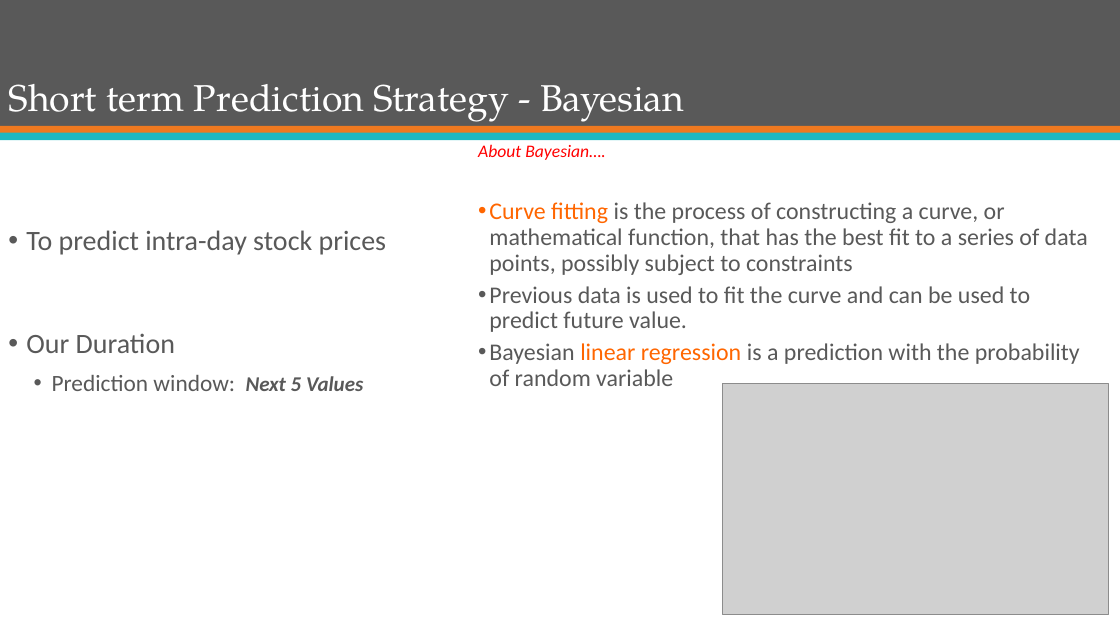
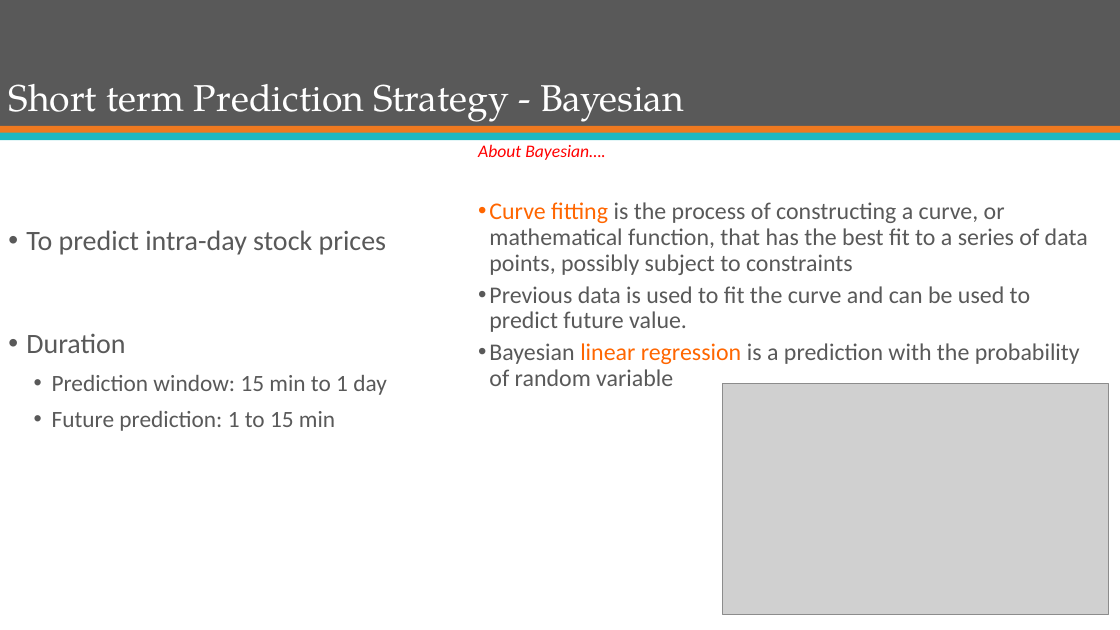
Before and after one commit to mJaiswal/Stock-Market-Prediction-Project, a slide deck: slide 10 of All Documentation/Presentations/Group 13 - ECE 568 - Final Project Preliminary Presentation.pptx (slide 7 before the commit). Drawn at 1120x630 pixels with LibreOffice and Linux fonts; fonts in the diff are those of the drawing; grey boxes stand for pictures. Boxes give left, top, right and bottom in pixels: in the first picture for what was removed or moved away, otherwise in the second. Text is boxed around its words. In the diff, an @@ line names an element or a change of style, - is before the commit and + after.

```diff
--- a/All Documentation/Presentations/Group 13 - ECE 568 - Final Project Preliminary Presentation.pptx
+++ b/All Documentation/Presentations/Group 13 - ECE 568 - Final Project Preliminary Presentation.pptx
@@ text at box(26, 333, 387, 431): text changed @@
-• Our Duration
-  • Prediction window: Next 5 Values
+• Duration
+  • Prediction window: 15 min to 1 day
+  • Future prediction: 1 to 15 min
```
Also in this commit, not shown: 8 other slides changed, 11 slides added, 2 slides removed, 1 other file.
